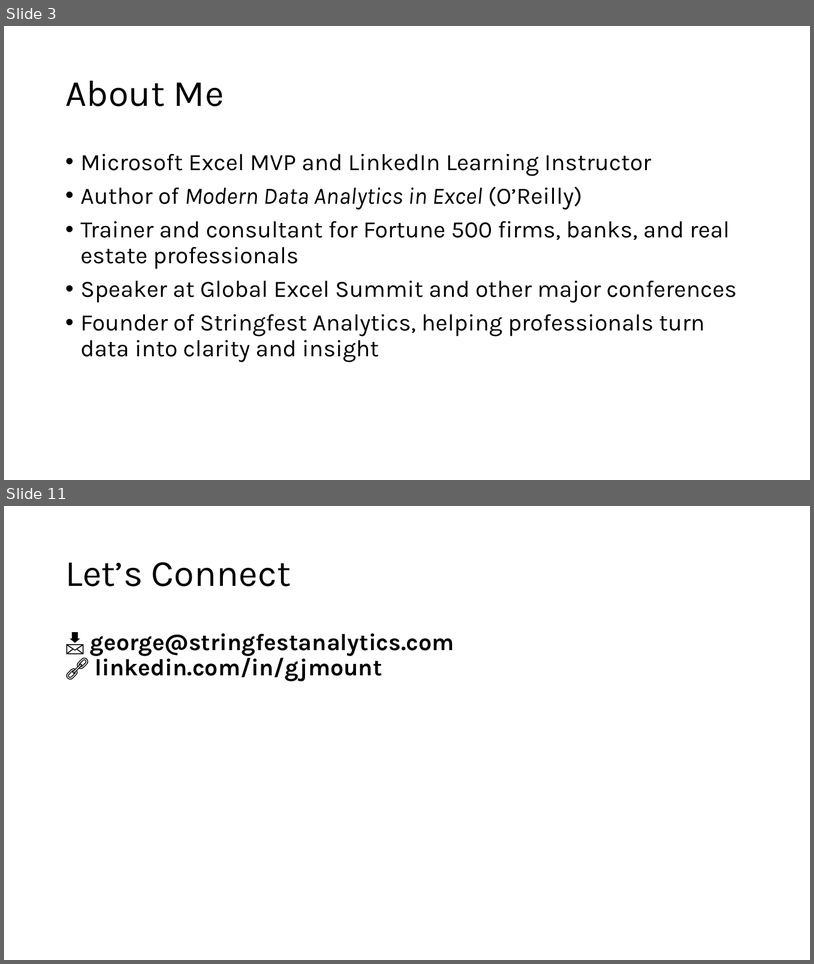
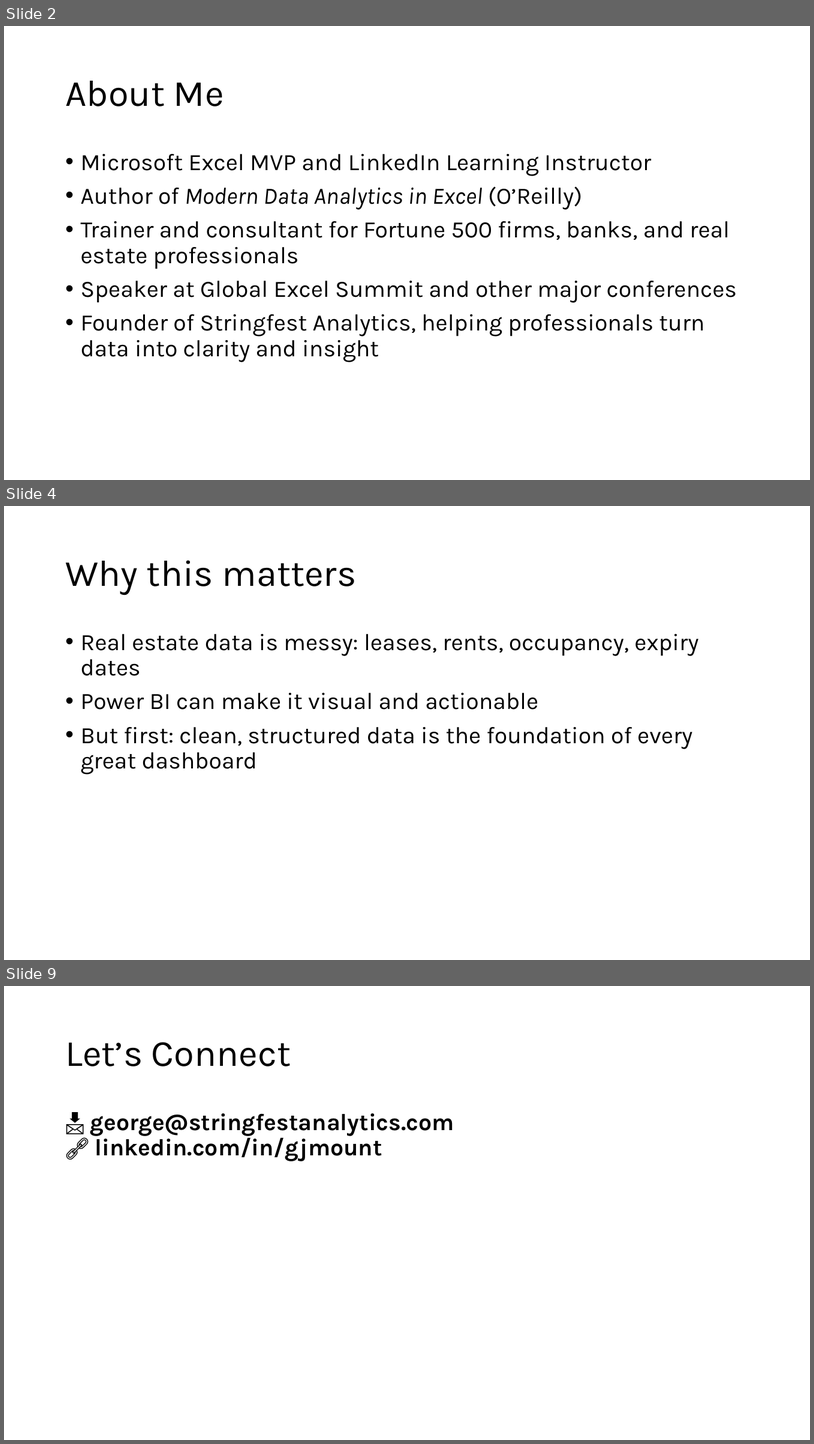
Before and after one commit to stringfestdata/bayfield-2026-webinar-1, a slide deck: bayfield-webinar-1-slides.pptx. Shown one above the other, each under a label of ours: slides 3 and 11 before the commit, slides 2, 4 and 9 after it; the slides between them are not shown. The pictures are 814x964 and 814x1444 pixels, drawn with LibreOffice and Linux fonts; fonts in the diff are those of the drawing. Boxes give left, top, right and bottom in pixels: in the first picture for what was removed or moved away, otherwise in the second. Text is boxed around its words. In the diff, an @@ line names an element or a change of style, - is before the commit and + after.

```diff
--- a/bayfield-webinar-1-slides.pptx
+++ b/bayfield-webinar-1-slides.pptx
@@ slide 4 added at (4,506,810,960), background #FFFFFF @@
@@ title added at (65,560,356,595), 44 pt, text #000000 @@
+Why this matters
@@ text added at (81,634,699,774), 28 pt, text #000000 @@
+• Real estate data is messy: leases, rents, occupancy, expiry dates
+• Power BI can make it visual and actionable
+• But first: clean, structured data is the foundation of every great dashboard
@@ what was slide 3 is now slide 2 @@
@@ what was slide 11 is now slide 9 @@
```
Also in this commit, not shown: 4 slides changed, 2 other slides added, 6 slides removed, 2 other files.
